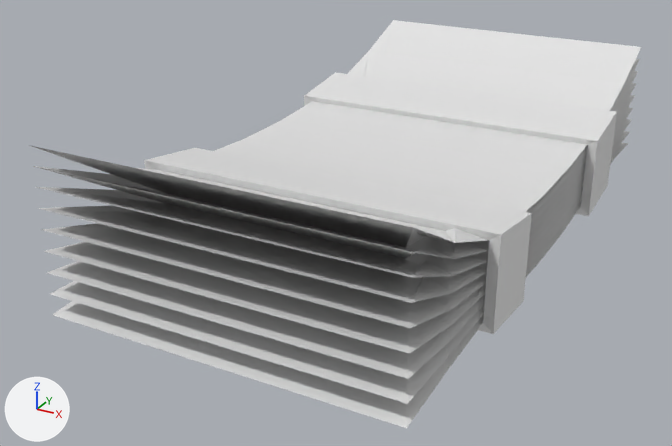
The Blender file external-resources/blender/cashbundle.blend as it was, and as the next commit left it.
Camera for both pictures: a 50 mm camera at (2.3, -4.97, 2.15) aimed at (-0.25, -0.34, -0.17). Lighting does not change. The marker at lower left points along +X, +Y and +Z.
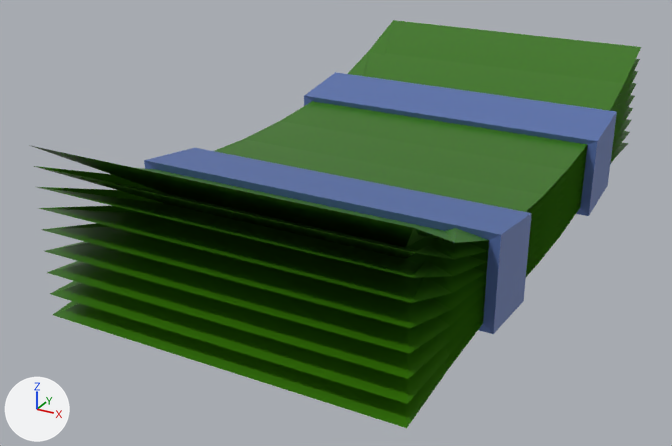
Boxes (x1, y1, x2, y2) around the edits, measured in the pictures (672 x 446 px):
part 1 of me_cube, recoloured (white to green)
    both: (29, 20, 641, 428)
part 2 of me_cube, recoloured (white to blue)
    both: (144, 72, 617, 334)
part 3 of me_cube, recoloured
    both: (144, 96, 312, 169)

The change, as a list of edits to the scene's bpy script:
```text
Add mat_cash:
    mat_cash = principled_material('Cash')
    mat_cash.base_color = (0.0351, 0.173, 0.000417)  # dark green #357301
    mat_cash.roughness = 0.4
Add mat_bands:
    mat_bands = principled_material('Bands')
    mat_bands.base_color = (0.0983, 0.164, 0.42)  # blue #5871ad
Change me_cube:
    where me_cube.from_pydata(...)  # 356 vertices, 358 faces; spans x -1.06..1.06, y -2.0..2.0, z -0.23..0.71
    used by ob_cube; location = (0.0, 0.0, 0.0)
    me_cube part 1: 334 of the faces centred in x -0.85..0.85, y -1.78..1.78, z -0.21..0.59 switch from mat_material (white #e7e7e7) to mat_cash (dark green #357401)
    me_cube part 2: 18 of the faces centred in x 0.0..1.06, y -1.12..1.12, z -0.21..0.33 switch from mat_material (white #e7e7e7) to mat_bands (blue #5871ad)
    me_cube part 3: 6 of the faces centred in x -1.06..-1.03, y -1.12..1.12, z 0.03..0.08 switch from mat_material (white #e7e7e7) to mat_bands (blue #5871ad)
```
